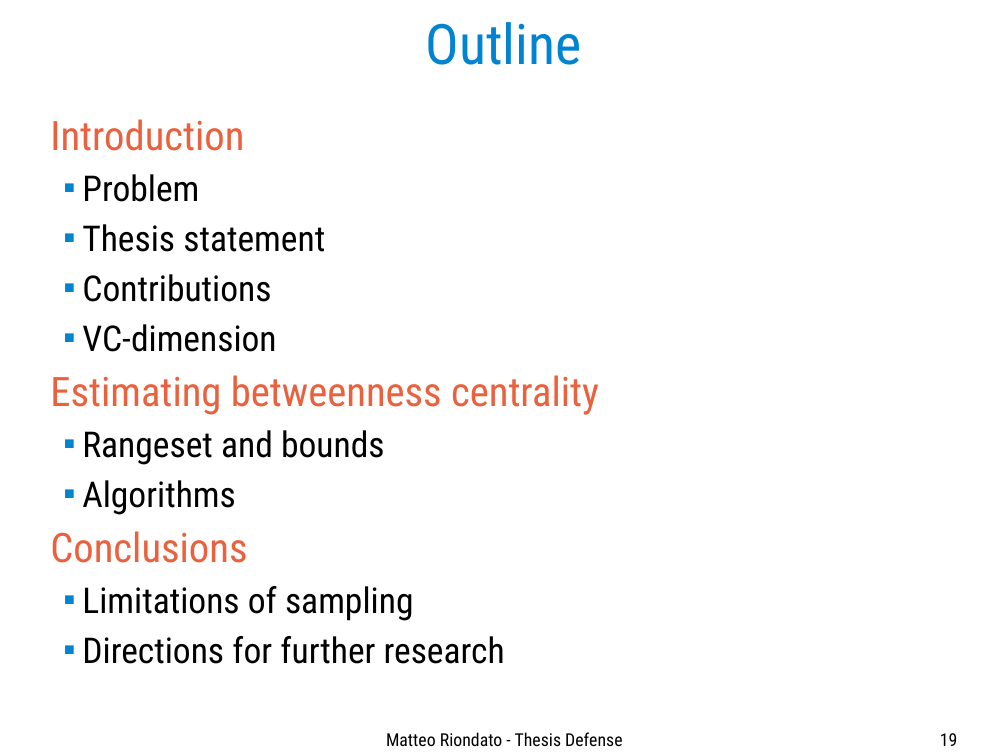
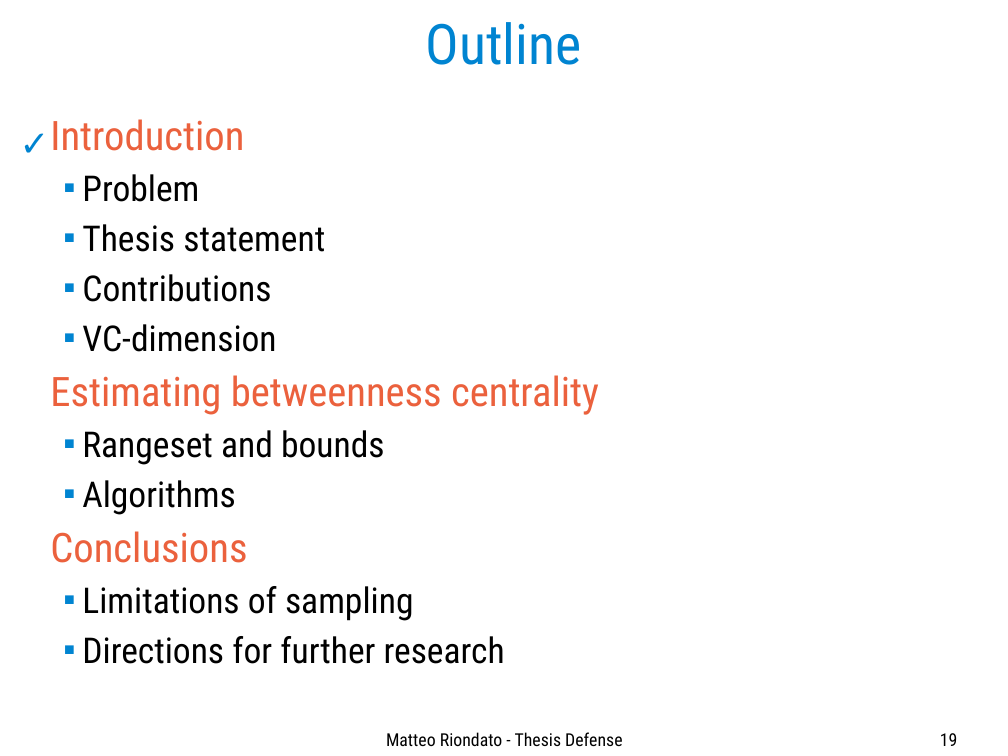
Before and after one commit to ZhizhongIsaacChen/dissertation, a slide deck: slide 19 of defense/Defense-talk.odp. Drawn at 1008x756 pixels with LibreOffice and Linux fonts; fonts in the diff are those of the drawing. Boxes give left, top, right and bottom in pixels: in the first picture for what was removed or moved away, otherwise in the second. Text is boxed around its words. In the diff, an @@ line names an element or a change of style, - is before the commit and + after.

```diff
--- a/defense/Defense-talk.odp
+++ b/defense/Defense-talk.odp
@@ text added at bbox=[11, 116, 57, 174], 28 pt, text #0084D1 @@
+✓
```
Also in this commit, not shown: 16 other slides changed, 2 slides removed, 1 other file.
